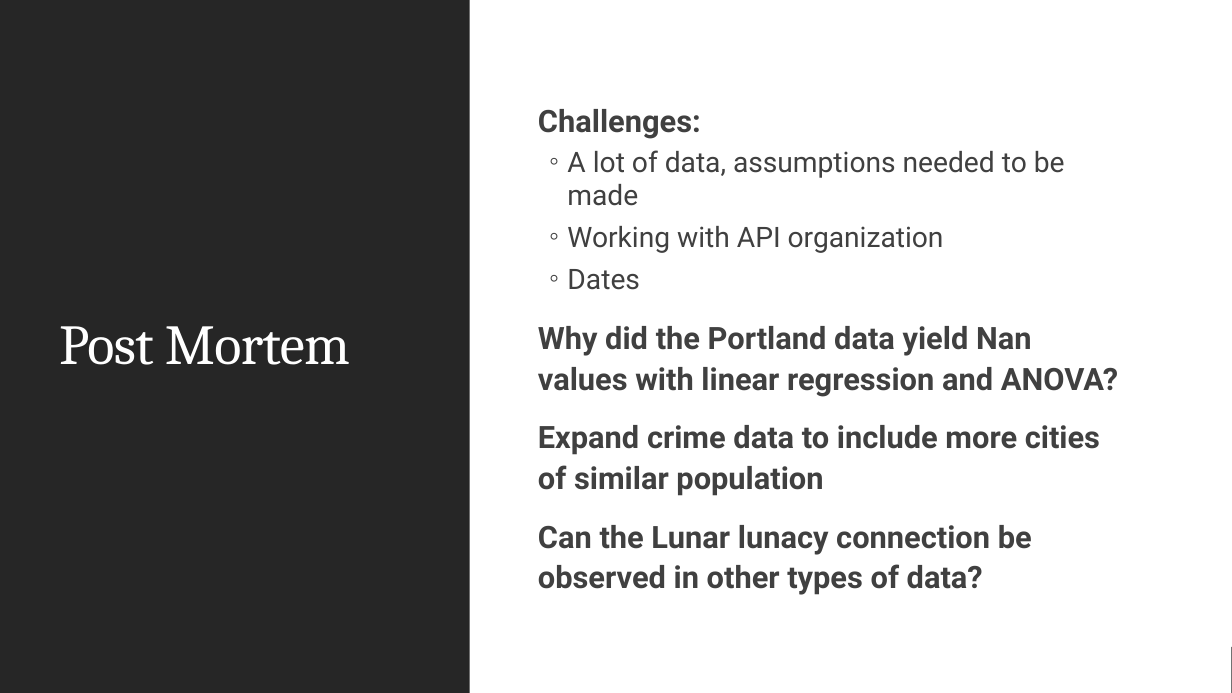
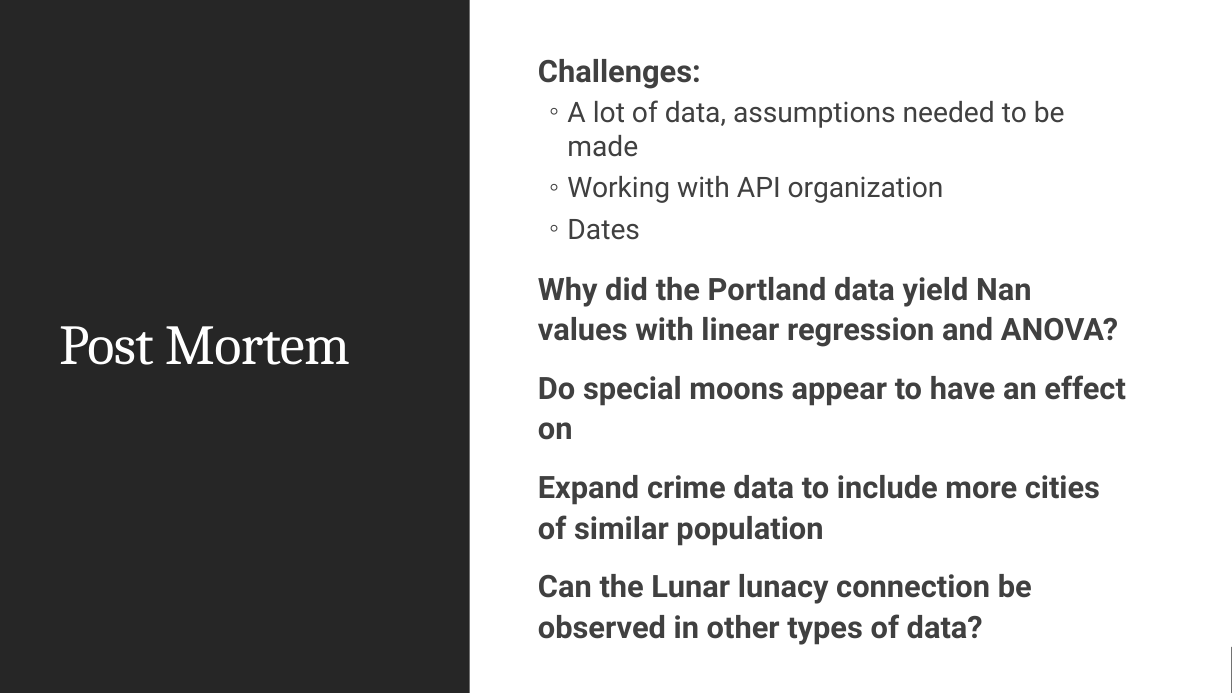
Before and after one commit to NHigs58/Project-1-, a slide deck: slide 7 of Presentation.pptx. Drawn at 1232x693 pixels with LibreOffice and Linux fonts; fonts in the diff are those of the drawing. Boxes give left, top, right and bottom in pixels: in the first picture for what was removed or moved away, otherwise in the second. Text is boxed around its words. In the diff, an @@ line names an element or a change of style, - is before the commit and + after.

```diff
--- a/Presentation.pptx
+++ b/Presentation.pptx
@@ text at (x1=538, y1=375, x2=1125, y2=440): paragraph added @@
+  Do special moons appear to have an effect on
```
Also in this commit, not shown: 5 other files.
